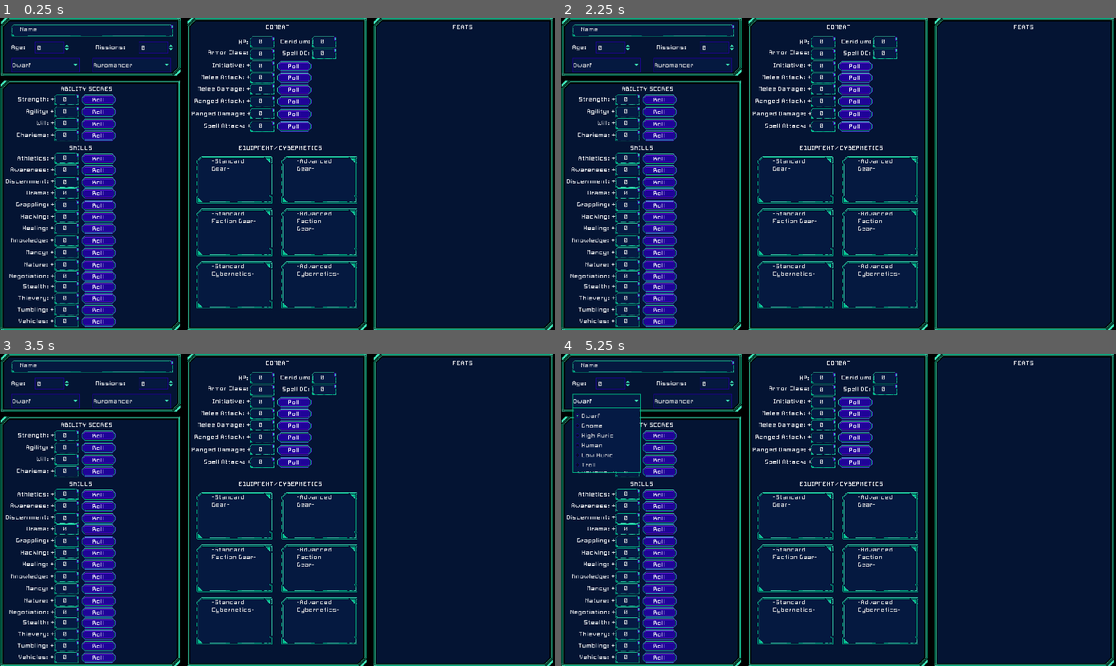
Above: before the commit, frames 1-4 (two rows, left to right).
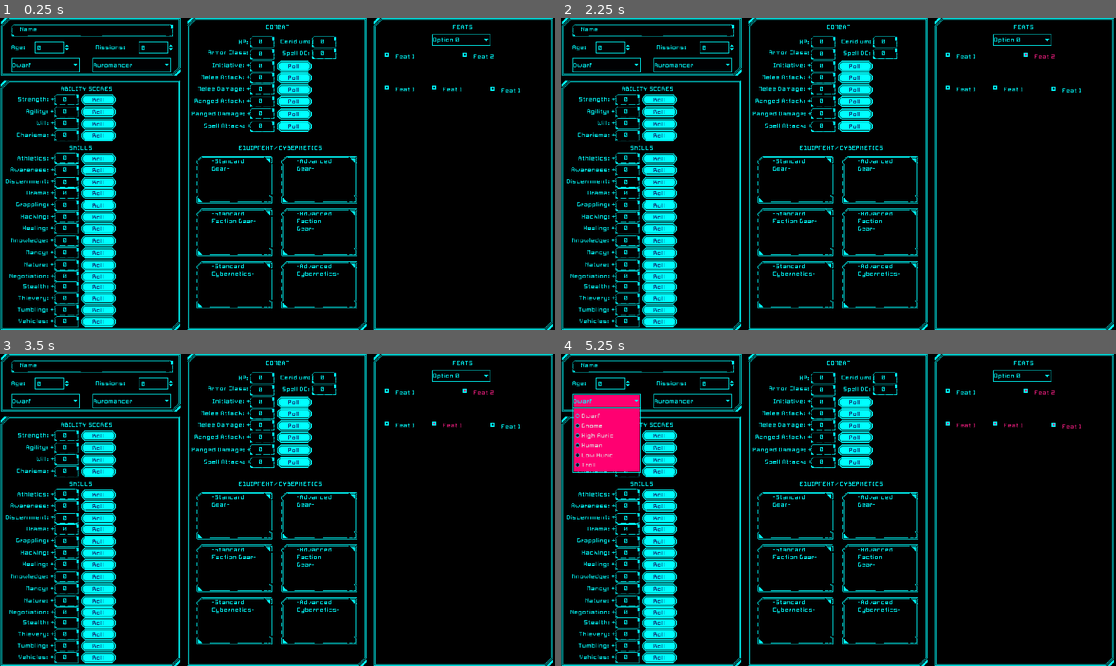
Above: after the commit, the same moments.

Repository: sominator/ecc
Game: Godot game, scene res://Main.tscn
The game is run twice, just before and just after one commit, with the same random seed, the same clock (stepped at 60 frames per second) and the same inputs.
Inputs (mouse positions are in pixels of both pictures, inside the frame that each line leads up to):
- Up to frame 1 (0.25 s): no input
- Up to frame 2 (2.25 s): click (1021, 39) at 0.5 s, where only the run after the commit has a clickable "Option 0"; click (966, 55) at 1.25 s, where only the run after the commit has a clickable "Feat 1"; click (1043, 55) at 2 s, where only the run after the commit has a clickable "Feat 2"
- Up to frame 3 (3.5 s): click (455, 425) at 2.75 s, where only the run after the commit has a clickable "Feat 1"
- Up to frame 4 (5.25 s): click (966, 425) at 3.5 s, where only the run after the commit has a clickable "Feat 1"; click (1071, 425) at 4.25 s, where only the run after the commit has a clickable "Feat 1"; click "Dwarf" at 5 s

The runs differ from the first frame. In frame 1, 93% of the frame differs, in the area x 0-100%, y 0-100%; in frame 2, 93%; in frame 3, 93%; in frame 4, 93%.

Commit message:
Edited theme.

Diff:
--- a/Main.tscn
+++ b/Main.tscn
@@ -848,3 +848,47 @@
 margin_right = 178.5
 margin_bottom = 20.0
 text = "FEATS"
+
+[node name="OptionArchetype" type="OptionButton" parent="PanelFeats"]
+margin_left = 100.5
+margin_top = 28.0
+margin_right = 201.5
+margin_bottom = 48.0
+text = "Option 0"
+items = [ "Option 0", null, false, 0, null, "Option 1", null, false, 1, null ]
+selected = 0
+
+[node name="CheckFeat1" type="CheckBox" parent="PanelFeats"]
+margin_left = 18.5
+margin_top = 52.5
+margin_right = 92.5
+margin_bottom = 80.5
+text = "Feat 1"
+
+[node name="CheckFeat2" type="CheckBox" parent="PanelFeats"]
+margin_left = 153.5
+margin_top = 52.5
+margin_right = 227.5
+margin_bottom = 80.5
+text = "Feat 2"
+
+[node name="CheckFeat3" type="CheckBox" parent="PanelFeats"]
+margin_left = 100.5
+margin_top = 110.0
+margin_right = 174.5
+margin_bottom = 138.0
+text = "Feat 1"
+
+[node name="CheckFeat4" type="CheckBox" parent="PanelFeats"]
+margin_left = 18.5
+margin_top = 110.0
+margin_right = 92.5
+margin_bottom = 138.0
+text = "Feat 1"
+
+[node name="CheckFeat5" type="CheckBox" parent="PanelFeats"]
+margin_left = 201.5
+margin_top = 112.0
+margin_right = 275.5
+margin_bottom = 140.0
+text = "Feat 1"
--- a/theme/sci-fi-theme.tres
+++ b/theme/sci-fi-theme.tres
@@ -605,9 +605,10 @@
 
 [resource]
 default_font = SubResource( 92 )
-Button/colors/font_color = Color( 1, 1, 1, 1 )
-Button/colors/font_color_disabled = Color( 0.9, 0.9, 0.9, 0.2 )
-Button/colors/font_color_hover = Color( 0.94, 0.94, 0.94, 1 )
+Button/colors/font_color = Color( 0.0862745, 0.105882, 0.4, 1 )
+Button/colors/font_color_disabled = Color( 0.901961, 0.901961, 0.901961, 0.2 )
+Button/colors/font_color_focus = Color( 0, 1, 1, 1 )
+Button/colors/font_color_hover = Color( 0, 1, 1, 1 )
 Button/colors/font_color_pressed = Color( 0.0862745, 0.105882, 0.4, 1 )
 Button/constants/hseparation = 0
 Button/fonts/font = SubResource( 92 )
@@ -616,11 +617,11 @@
 Button/styles/hover = SubResource( 3 )
 Button/styles/normal = SubResource( 4 )
 Button/styles/pressed = SubResource( 5 )
-CheckBox/colors/font_color = Color( 0.878431, 0.878431, 0.878431, 1 )
+CheckBox/colors/font_color = Color( 0, 1, 1, 1 )
 CheckBox/colors/font_color_disabled = Color( 0.9, 0.9, 0.9, 0.2 )
-CheckBox/colors/font_color_hover = Color( 0.294118, 0.898039, 0.737255, 1 )
-CheckBox/colors/font_color_hover_pressed = Color( 0.243137, 0.890196, 0.717647, 1 )
-CheckBox/colors/font_color_pressed = Color( 1, 1, 1, 1 )
+CheckBox/colors/font_color_hover = Color( 0.890196, 0.109804, 0.47451, 1 )
+CheckBox/colors/font_color_hover_pressed = Color( 0.890196, 0.109804, 0.47451, 1 )
+CheckBox/colors/font_color_pressed = Color( 0.890196, 0.109804, 0.47451, 1 )
 CheckBox/constants/check_vadjust = 0
 CheckBox/constants/hseparation = 3
 CheckBox/fonts/font = SubResource( 92 )
@@ -636,9 +637,9 @@
 CheckBox/styles/pressed = SubResource( 15 )
 CheckButton/colors/font_color = Color( 0.88, 0.88, 0.88, 1 )
 CheckButton/colors/font_color_disabled = Color( 0.9, 0.9, 0.9, 0.2 )
-CheckButton/colors/font_color_hover = Color( 0, 0.764706, 0.560784, 1 )
-CheckButton/colors/font_color_hover_pressed = Color( 0, 0.764706, 0.560784, 1 )
-CheckButton/colors/font_color_pressed = Color( 0, 0.6, 0.764706, 1 )
+CheckButton/colors/font_color_hover = Color( 0.890196, 0.109804, 0.47451, 1 )
+CheckButton/colors/font_color_hover_pressed = Color( 0.890196, 0.109804, 0.47451, 1 )
+CheckButton/colors/font_color_pressed = Color( 0, 1, 1, 1 )
 CheckButton/constants/check_vadjust = 0
 CheckButton/constants/hseparation = 4
 CheckButton/fonts/font = SubResource( 92 )
@@ -682,7 +683,7 @@
 HSlider/styles/grabber_area = SubResource( 39 )
 HSlider/styles/grabber_area_highlight = SubResource( 40 )
 HSlider/styles/slider = SubResource( 41 )
-Label/colors/font_color = Color( 1, 1, 1, 1 )
+Label/colors/font_color = Color( 0, 1, 1, 1 )
 Label/colors/font_color_shadow = Color( 0, 0, 0, 0 )
 Label/colors/font_outline_modulate = Color( 1, 1, 1, 1 )
 Label/constants/line_spacing = 3
@@ -693,11 +694,11 @@
 Label/styles/normal = null
 LineEdit/colors/clear_button_color = Color( 0.88, 0.88, 0.88, 1 )
 LineEdit/colors/clear_button_color_pressed = Color( 1, 1, 1, 1 )
-LineEdit/colors/cursor_color = Color( 0.133333, 0.654902, 0.796078, 0.447059 )
-LineEdit/colors/font_color = Color( 0.88, 0.88, 0.88, 1 )
+LineEdit/colors/cursor_color = Color( 0.890196, 0.109804, 0.47451, 1 )
+LineEdit/colors/font_color = Color( 0, 1, 1, 1 )
 LineEdit/colors/font_color_selected = Color( 0.0156863, 0.0627451, 0.14902, 1 )
-LineEdit/colors/font_color_uneditable = Color( 0.88, 0.88, 0.88, 0.5 )
-LineEdit/colors/selection_color = Color( 0.0705882, 0.780392, 0.592157, 1 )
+LineEdit/colors/font_color_uneditable = Color( 0, 1, 1, 1 )
+LineEdit/colors/selection_color = Color( 0.890196, 0.109804, 0.47451, 1 )
 LineEdit/constants/minimum_spaces = 12
 LineEdit/fonts/font = SubResource( 92 )
 LineEdit/icons/clear = null
@@ -715,10 +716,11 @@
 MenuButton/styles/hover = SubResource( 47 )
 MenuButton/styles/normal = SubResource( 48 )
 MenuButton/styles/pressed = SubResource( 49 )
-OptionButton/colors/font_color = Color( 0.88, 0.88, 0.88, 1 )
+OptionButton/colors/font_color = Color( 0, 1, 1, 1 )
 OptionButton/colors/font_color_disabled = Color( 0.9, 0.9, 0.9, 0.2 )
-OptionButton/colors/font_color_hover = Color( 0.376471, 0.909804, 0.768627, 1 )
-OptionButton/colors/font_color_pressed = Color( 1, 1, 1, 1 )
+OptionButton/colors/font_color_focus = Color( 0, 1, 1, 1 )
+OptionButton/colors/font_color_hover = Color( 0, 1, 1, 1 )
+OptionButton/colors/font_color_pressed = Color( 0, 1, 1, 1 )
 OptionButton/constants/arrow_margin = 2
 OptionButton/constants/hseparation = 2
 OptionButton/fonts/font = SubResource( 92 )
@@ -777,7 +779,7 @@
 TextEdit/colors/brace_mismatch_color = Color( 1, 0.2, 0.2, 1 )
 TextEdit/colors/breakpoint_color = Color( 0.8, 0.8, 0.4, 0.2 )
 TextEdit/colors/caret_background_color = Color( 0, 0, 0, 1 )
-TextEdit/colors/caret_color = Color( 0.243137, 0.890196, 0.717647, 1 )
+TextEdit/colors/caret_color = Color( 0.890196, 0.109804, 0.47451, 1 )
 TextEdit/colors/code_folding_color = Color( 0.8, 0.8, 0.8, 0.8 )
 TextEdit/colors/completion_background_color = Color( 0.17, 0.16, 0.2, 1 )
 TextEdit/colors/completion_existing_color = Color( 0.87, 0.87, 0.87, 0.13 )
@@ -786,8 +788,8 @@
 TextEdit/colors/completion_selected_color = Color( 0.26, 0.26, 0.27, 1 )
 TextEdit/colors/current_line_color = Color( 0.25, 0.25, 0.26, 0.8 )
 TextEdit/colors/executing_line_color = Color( 0.2, 0.8, 0.2, 0.4 )
-TextEdit/colors/font_color = Color( 0.878431, 0.878431, 0.878431, 1 )
-TextEdit/colors/font_color_readonly = Color( 0.878431, 0.878431, 0.878431, 1 )
+TextEdit/colors/font_color = Color( 0, 1, 1, 1 )
+TextEdit/colors/font_color_readonly = Color( 0, 1, 1, 1 )
 TextEdit/colors/font_color_selected = Color( 0, 0, 0, 1 )
 TextEdit/colors/function_color = Color( 0.4, 0.64, 0.81, 1 )
 TextEdit/colors/line_number_color = Color( 0.67, 0.67, 0.67, 0.4 )
@@ -795,7 +797,7 @@
 TextEdit/colors/member_variable_color = Color( 0.9, 0.31, 0.35, 1 )
 TextEdit/colors/number_color = Color( 0.92, 0.58, 0.2, 1 )
 TextEdit/colors/safe_line_number_color = Color( 0.67, 0.78, 0.67, 0.6 )
-TextEdit/colors/selection_color = Color( 0.243137, 0.890196, 0.717647, 1 )
+TextEdit/colors/selection_color = Color( 0.890196, 0.109804, 0.47451, 1 )
 TextEdit/colors/symbol_color = Color( 0.94, 0.94, 0.94, 1 )
 TextEdit/colors/word_highlighted_color = Color( 0.8, 0.901961, 0.901961, 0.14902 )
 TextEdit/constants/completion_lines = 7
Binary file added: theme/sci-fi-OLD.png
Not shown, added: theme/sci-fi-OLD.png.import
Binary file changed: theme/sci-fi.png
